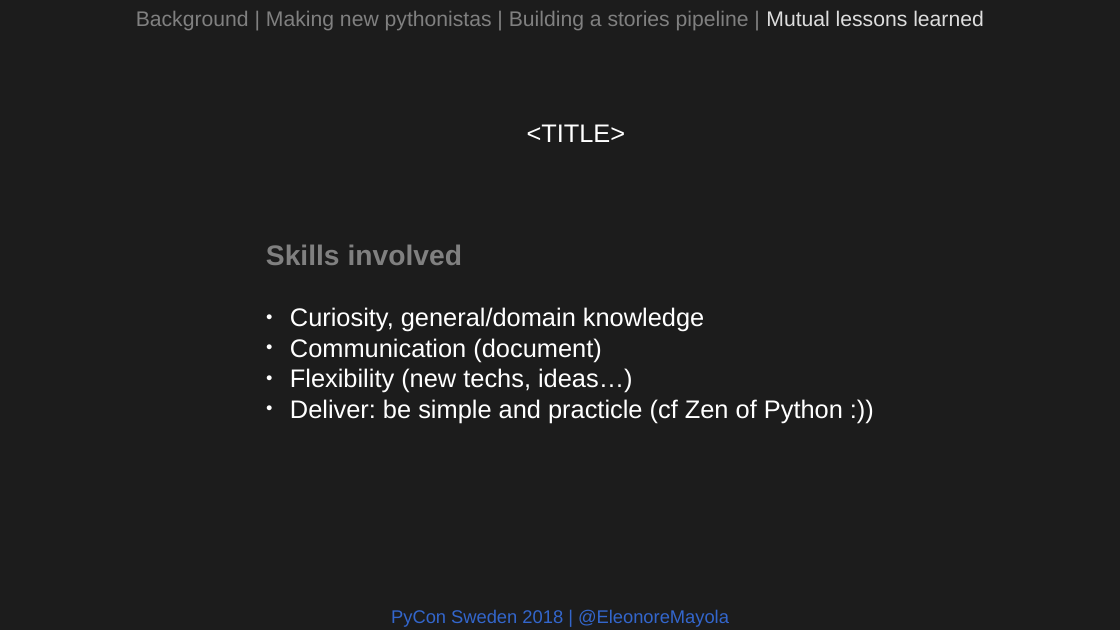
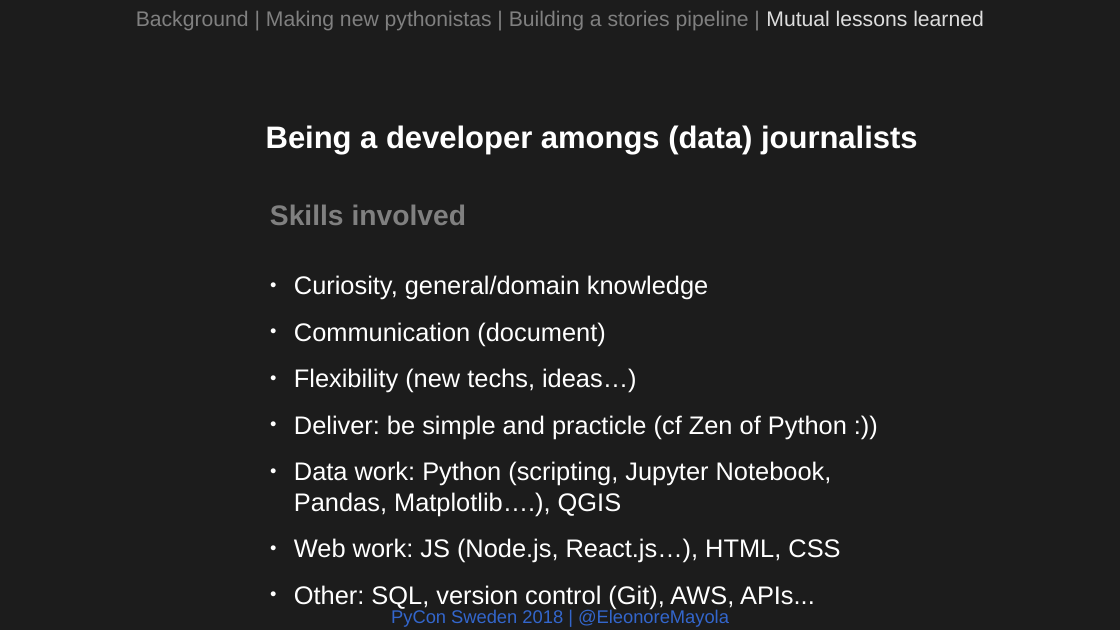
Before and after one commit to Eleonore9/-pyconse18, a slide deck: slide 23 of pyconse2018.odp. Drawn at 1120x630 pixels with LibreOffice and Linux fonts; fonts in the diff are those of the drawing. Boxes give left, top, right and bottom in pixels: in the first picture for what was removed or moved away, otherwise in the second. Text is boxed around its words. In the diff, an @@ line names an element or a change of style, - is before the commit and + after.

```diff
--- a/pyconse2018.odp
+++ b/pyconse2018.odp
@@ text at [266,125,918,154]: text changed; size 18 to 22 pt; bold on @@
-<TITLE>
+Being a developer amongs (data) journalists
@@ text "Skills involved": place and size @@
-text "Skills involved" at [266,244,843,423]
+text "Skills involved" at [270,204,847,609]
@@ text at [294,275,847,439]: more space between paragraphs @@
@@ text at [294,461,840,609]: paragraphs added @@
+● Data work: Python (scripting, Jupyter Notebook, Pandas, Matplotlib….), QGIS
+● Web work: JS (Node.js, React.js…), HTML, CSS
+● Other: SQL, version control (Git), AWS, APIs...
```
Also in this commit, not shown: 4 other slides changed, 1 other file.
